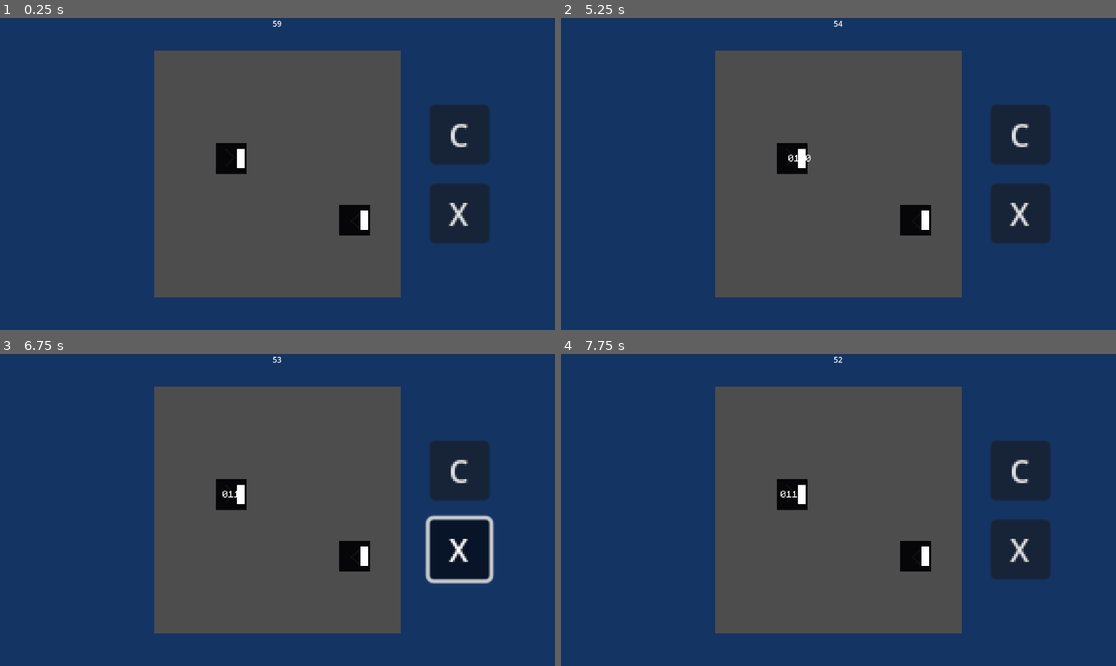
Above: before the commit, frames 1-4 (two rows, left to right).
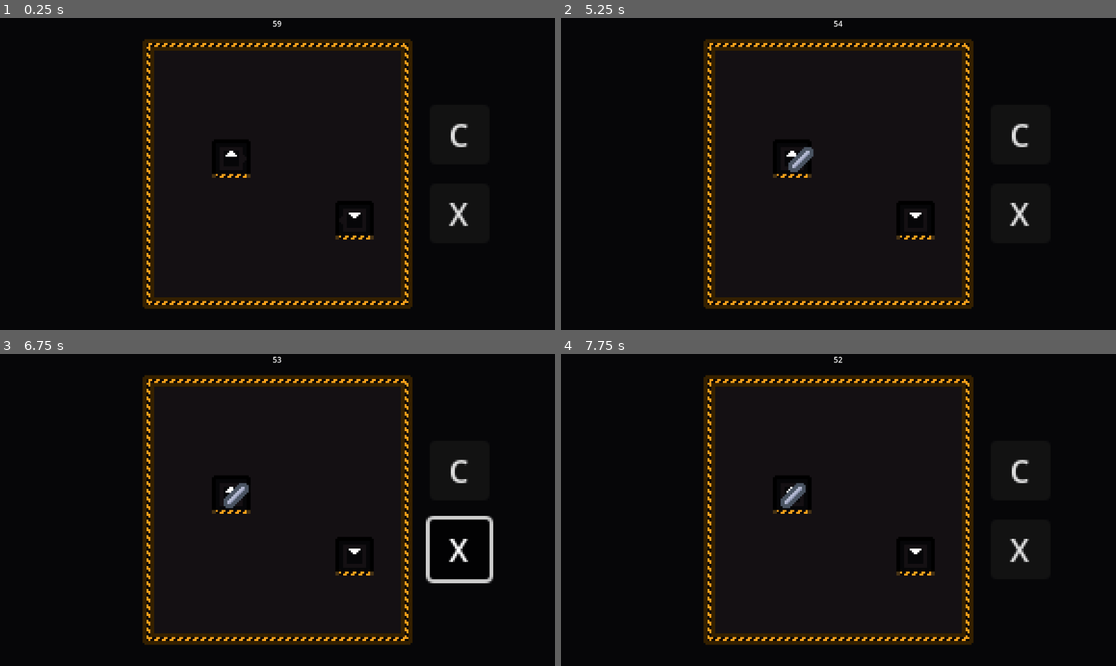
Above: after the commit, the same moments.

Repository: outercloudstudio/gmtk-2024
Game: Godot game, scene res://scenes/game.tscn
Two runs of this game, one before a commit and one after it. Both use one fixed random seed, a clock stepped at 60 frames per second and the inputs below.
Inputs (mouse positions are in pixels of both pictures, inside the frame that each line leads up to):
- Up to frame 1 (0.25 s): no input
- Up to frame 2 (5.25 s): click "C" at 0.5 s; click "C" at 1.25 s; click "C" at 2 s; click "X" at 2.75 s; move the mouse to (960, 158) at 3.52 s; press the mouse at (960, 158) at 3.53 s; move the mouse to (727, 189) at 4.27 s; release the mouse at (727, 189) at 4.28 s; click (727, 189) at 4.35 s; move the mouse to (894, 105) at 5.02 s; press the mouse at (894, 105) at 5.03 s
- Up to frame 3 (6.75 s): move the mouse to (249, 572) at 5.77 s; release the mouse at (249, 572) at 5.78 s; click (249, 572) at 5.85 s; move the mouse to (444, 556) at 6.52 s; press the mouse at (444, 556) at 6.53 s
- Up to frame 4 (7.75 s): move the mouse to (672, 463) at 7.27 s; release the mouse at (672, 463) at 7.28 s; click (672, 463) at 7.35 s

The runs differ from the first frame. In frame 1, 99% of the frame differs, in the area x 0-100%, y 0-100%; in frame 2, 99%; in frame 3, 99%; in frame 4, 99%.

Commit message:
Improved Graphics

Diff:
--- a/project.godot
+++ b/project.godot
@@ -23,6 +23,10 @@
 
 project/assembly_name="GMTK 2024"
 
+[global_group]
+
+camera_snapping=""
+
 [input]
 
 place={
@@ -34,3 +38,4 @@
 [rendering]
 
 textures/canvas_textures/default_texture_filter=0
+environment/defaults/default_clear_color=Color(0.0784314, 0.0627451, 0.0745098, 1)
--- a/scenes/accepter.tscn
+++ b/scenes/accepter.tscn
@@ -1,7 +1,46 @@
-[gd_scene load_steps=3 format=3 uid="uid://b0i841hejuca6"]
+[gd_scene load_steps=6 format=3 uid="uid://b0i841hejuca6"]
 
 [ext_resource type="Script" path="res://scripts/tile.gd" id="1_3ep7l"]
 [ext_resource type="Texture2D" uid="uid://2wvotbf5sand" path="res://sprites.png" id="2_7aylf"]
+
+[sub_resource type="Animation" id="Animation_u6les"]
+resource_name = "conveyor"
+length = 0.500013
+loop_mode = 1
+step = 0.125
+tracks/0/type = "value"
+tracks/0/imported = false
+tracks/0/enabled = true
+tracks/0/path = NodePath("Sprite:region_rect")
+tracks/0/interp = 1
+tracks/0/loop_wrap = true
+tracks/0/keys = {
+"times": PackedFloat32Array(0, 0.125, 0.25, 0.375),
+"transitions": PackedFloat32Array(1, 1, 1, 1),
+"update": 1,
+"values": [Rect2(0, 32, 16, 16), Rect2(16, 32, 16, 16), Rect2(32, 32, 16, 16), Rect2(0, 48, 16, 16)]
+}
+
+[sub_resource type="Animation" id="Animation_podfa"]
+length = 0.001
+tracks/0/type = "value"
+tracks/0/imported = false
+tracks/0/enabled = true
+tracks/0/path = NodePath("Sprite:region_rect")
+tracks/0/interp = 1
+tracks/0/loop_wrap = true
+tracks/0/keys = {
+"times": PackedFloat32Array(0),
+"transitions": PackedFloat32Array(1),
+"update": 0,
+"values": [Rect2(0, 32, 16, 16)]
+}
+
+[sub_resource type="AnimationLibrary" id="AnimationLibrary_bdqcj"]
+_data = {
+"RESET": SubResource("Animation_podfa"),
+"conveyor": SubResource("Animation_u6les")
+}
 
 [node name="Accepter" type="Node2D" node_paths=PackedStringArray("rotation_origin")]
 script = ExtResource("1_3ep7l")
@@ -10,7 +49,42 @@
 [node name="RotationOrigin" type="Node2D" parent="."]
 position = Vector2(8, 8)
 
-[node name="FowardSprite" type="Sprite2D" parent="RotationOrigin"]
+[node name="Sprite" type="Sprite2D" parent="RotationOrigin" groups=["camera_snapping"]]
 texture = ExtResource("2_7aylf")
 region_enabled = true
-region_rect = Rect2(48, 0, 16, 16)
+region_rect = Rect2(0, 32, 16, 16)
+
+[node name="AnimationPlayer" type="AnimationPlayer" parent="RotationOrigin"]
+libraries = {
+"": SubResource("AnimationLibrary_bdqcj")
+}
+autoplay = "conveyor"
+
+[node name="Border" type="Sprite2D" parent="."]
+z_index = -2
+position = Vector2(8, 7)
+texture = ExtResource("2_7aylf")
+region_enabled = true
+region_rect = Rect2(62, 30, 20, 18)
+
+[node name="Bottom" type="Sprite2D" parent="."]
+z_index = -1
+position = Vector2(8, 17)
+texture = ExtResource("2_7aylf")
+region_enabled = true
+region_rect = Rect2(32, 64, 16, 2)
+
+[node name="BorderBottom" type="Sprite2D" parent="."]
+z_index = -3
+position = Vector2(8, 17)
+texture = ExtResource("2_7aylf")
+region_enabled = true
+region_rect = Rect2(62, 64, 20, 2)
+
+[node name="Snap" type="Node2D" parent="."]
+position = Vector2(8, 8)
+
+[node name="Sprite2" type="Sprite2D" parent="Snap" groups=["camera_snapping"]]
+texture = ExtResource("2_7aylf")
+region_enabled = true
+region_rect = Rect2(82, 2, 12, 12)
--- a/scenes/conveyer.tscn
+++ b/scenes/conveyer.tscn
@@ -1,7 +1,46 @@
-[gd_scene load_steps=3 format=3 uid="uid://dvsr0owx3rnh7"]
+[gd_scene load_steps=6 format=3 uid="uid://dvsr0owx3rnh7"]
 
 [ext_resource type="Script" path="res://scripts/tile.gd" id="1_avke4"]
 [ext_resource type="Texture2D" uid="uid://2wvotbf5sand" path="res://sprites.png" id="2_yeveh"]
+
+[sub_resource type="Animation" id="Animation_u6les"]
+resource_name = "conveyor"
+length = 0.500013
+loop_mode = 1
+step = 0.125
+tracks/0/type = "value"
+tracks/0/imported = false
+tracks/0/enabled = true
+tracks/0/path = NodePath("Sprite:region_rect")
+tracks/0/interp = 1
+tracks/0/loop_wrap = true
+tracks/0/keys = {
+"times": PackedFloat32Array(0, 0.125, 0.25, 0.375),
+"transitions": PackedFloat32Array(1, 1, 1, 1),
+"update": 1,
+"values": [Rect2(0, 32, 16, 16), Rect2(16, 32, 16, 16), Rect2(32, 32, 16, 16), Rect2(0, 48, 16, 16)]
+}
+
+[sub_resource type="Animation" id="Animation_podfa"]
+length = 0.001
+tracks/0/type = "value"
+tracks/0/imported = false
+tracks/0/enabled = true
+tracks/0/path = NodePath("Sprite:region_rect")
+tracks/0/interp = 1
+tracks/0/loop_wrap = true
+tracks/0/keys = {
+"times": PackedFloat32Array(0),
+"transitions": PackedFloat32Array(1),
+"update": 0,
+"values": [Rect2(0, 32, 16, 16)]
+}
+
+[sub_resource type="AnimationLibrary" id="AnimationLibrary_bdqcj"]
+_data = {
+"RESET": SubResource("Animation_podfa"),
+"conveyor": SubResource("Animation_u6les")
+}
 
 [node name="Conveyer" type="Node2D" node_paths=PackedStringArray("rotation_origin")]
 script = ExtResource("1_avke4")
@@ -10,7 +49,34 @@
 [node name="RotationOrigin" type="Node2D" parent="."]
 position = Vector2(8, 8)
 
-[node name="FowardSprite" type="Sprite2D" parent="RotationOrigin"]
+[node name="Sprite" type="Sprite2D" parent="RotationOrigin" groups=["camera_snapping"]]
 texture = ExtResource("2_yeveh")
 region_enabled = true
-region_rect = Rect2(0, 0, 16, 16)
+region_rect = Rect2(0, 32, 16, 16)
+
+[node name="AnimationPlayer" type="AnimationPlayer" parent="RotationOrigin"]
+libraries = {
+"": SubResource("AnimationLibrary_bdqcj")
+}
+autoplay = "conveyor"
+
+[node name="Border" type="Sprite2D" parent="."]
+z_index = -2
+position = Vector2(8, 7)
+texture = ExtResource("2_yeveh")
+region_enabled = true
+region_rect = Rect2(62, 30, 20, 18)
+
+[node name="Bottom" type="Sprite2D" parent="."]
+z_index = -1
+position = Vector2(8, 17)
+texture = ExtResource("2_yeveh")
+region_enabled = true
+region_rect = Rect2(32, 64, 16, 2)
+
+[node name="BorderBottom" type="Sprite2D" parent="."]
+z_index = -3
+position = Vector2(8, 17)
+texture = ExtResource("2_yeveh")
+region_enabled = true
+region_rect = Rect2(62, 64, 20, 2)
--- a/scenes/game.tscn
+++ b/scenes/game.tscn
@@ -19,12 +19,12 @@
 grow_horizontal = 2
 grow_vertical = 2
 stretch = true
-stretch_shrink = 2
+stretch_shrink = 4
 
 [node name="SubViewport" type="SubViewport" parent="CanvasLayer/SubViewportContainer"]
 handle_input_locally = false
 canvas_item_default_texture_filter = 0
-size = Vector2i(576, 324)
+size = Vector2i(288, 162)
 render_target_update_mode = 4
 
 [node name="World" parent="CanvasLayer/SubViewportContainer/SubViewport" instance=ExtResource("1_i4p5l")]
--- /dev/null
+++ b/scenes/items/battery.tscn
@@ -0,0 +1,23 @@
+[gd_scene load_steps=4 format=3 uid="uid://b4j40uckcw8c6"]
+
+[ext_resource type="Script" path="res://scripts/item.gd" id="1_uvvcu"]
+[ext_resource type="Texture2D" uid="uid://2wvotbf5sand" path="res://sprites.png" id="2_momvn"]
+
+[sub_resource type="RectangleShape2D" id="RectangleShape2D_eiyny"]
+size = Vector2(14, 14)
+
+[node name="Battery" type="CharacterBody2D"]
+z_index = 1
+collision_layer = 0
+collision_mask = 0
+motion_mode = 1
+platform_on_leave = 2
+script = ExtResource("1_uvvcu")
+
+[node name="CollisionShape2D" type="CollisionShape2D" parent="."]
+shape = SubResource("RectangleShape2D_eiyny")
+
+[node name="Sprite2D" type="Sprite2D" parent="." groups=["camera_snapping"]]
+texture = ExtResource("2_momvn")
+region_enabled = true
+region_rect = Rect2(44, 76, 14, 14)
--- a/scenes/items/byte.tscn
+++ /dev/null
@@ -1,32 +0,0 @@
-[gd_scene load_steps=5 format=3 uid="uid://c7ym0w7fg023r"]
-
-[ext_resource type="Script" path="res://scripts/item.gd" id="1_7itvj"]
-[ext_resource type="FontFile" uid="uid://de0tcxurw6m1g" path="res://monogram.ttf" id="2_t3tm4"]
-
-[sub_resource type="RectangleShape2D" id="RectangleShape2D_eiyny"]
-size = Vector2(23, 7)
-
-[sub_resource type="LabelSettings" id="LabelSettings_sdq7d"]
-font = ExtResource("2_t3tm4")
-
-[node name="Apple" type="CharacterBody2D"]
-z_index = 1
-collision_layer = 0
-collision_mask = 0
-motion_mode = 1
-platform_on_leave = 2
-script = ExtResource("1_7itvj")
-
-[node name="CollisionShape2D" type="CollisionShape2D" parent="."]
-position = Vector2(0.5, -0.5)
-shape = SubResource("RectangleShape2D_eiyny")
-
-[node name="Label" type="Label" parent="."]
-offset_left = -12.0
-offset_top = -4.0
-offset_right = 36.0
-offset_bottom = 10.0
-scale = Vector2(0.5, 0.5)
-text = "0110"
-label_settings = SubResource("LabelSettings_sdq7d")
-horizontal_alignment = 1
--- /dev/null
+++ b/scenes/items/light_bulb.tscn
@@ -0,0 +1,25 @@
+[gd_scene load_steps=4 format=3 uid="uid://brkrslby7c8rj"]
+
+[ext_resource type="Script" path="res://scripts/item.gd" id="1_r6xnn"]
+[ext_resource type="Texture2D" uid="uid://2wvotbf5sand" path="res://sprites.png" id="2_55uf2"]
+
+[sub_resource type="RectangleShape2D" id="RectangleShape2D_eiyny"]
+size = Vector2(9, 12)
+
+[node name="Battery" type="CharacterBody2D"]
+z_index = 1
+collision_layer = 0
+collision_mask = 0
+motion_mode = 1
+platform_on_leave = 2
+script = ExtResource("1_r6xnn")
+
+[node name="CollisionShape2D" type="CollisionShape2D" parent="."]
+position = Vector2(0.5, 0)
+shape = SubResource("RectangleShape2D_eiyny")
+
+[node name="Sprite2D" type="Sprite2D" parent="." groups=["camera_snapping"]]
+texture = ExtResource("2_55uf2")
+offset = Vector2(0.5, 0)
+region_enabled = true
+region_rect = Rect2(13, 79, 9, 12)
--- /dev/null
+++ b/scenes/items/rod.tscn
@@ -0,0 +1,25 @@
+[gd_scene load_steps=4 format=3 uid="uid://c7ym0w7fg023r"]
+
+[ext_resource type="Script" path="res://scripts/item.gd" id="1_4ve6s"]
+[ext_resource type="Texture2D" uid="uid://2wvotbf5sand" path="res://sprites.png" id="2_k55ha"]
+
+[sub_resource type="RectangleShape2D" id="RectangleShape2D_eiyny"]
+size = Vector2(13, 13)
+
+[node name="Rod" type="CharacterBody2D"]
+z_index = 1
+collision_layer = 0
+collision_mask = 0
+motion_mode = 1
+platform_on_leave = 2
+script = ExtResource("1_4ve6s")
+
+[node name="CollisionShape2D" type="CollisionShape2D" parent="."]
+position = Vector2(0.5, 0.5)
+shape = SubResource("RectangleShape2D_eiyny")
+
+[node name="Sprite2D" type="Sprite2D" parent="." groups=["camera_snapping"]]
+texture = ExtResource("2_k55ha")
+offset = Vector2(0.5, 0.5)
+region_enabled = true
+region_rect = Rect2(44, 101, 15, 15)
--- a/scenes/spawner.tscn
+++ b/scenes/spawner.tscn
@@ -1,23 +1,97 @@
-[gd_scene load_steps=5 format=3 uid="uid://crehmacysesud"]
+[gd_scene load_steps=8 format=3 uid="uid://crehmacysesud"]
 
 [ext_resource type="Texture2D" uid="uid://2wvotbf5sand" path="res://sprites.png" id="2_jixw1"]
 [ext_resource type="Script" path="res://scripts/item_spawner.gd" id="3_kuivt"]
 [ext_resource type="Script" path="res://scripts/tile.gd" id="3_sw0ft"]
-[ext_resource type="PackedScene" uid="uid://c7ym0w7fg023r" path="res://scenes/items/byte.tscn" id="4_y6yrs"]
+[ext_resource type="PackedScene" uid="uid://c7ym0w7fg023r" path="res://scenes/items/rod.tscn" id="4_y6yrs"]
+
+[sub_resource type="Animation" id="Animation_u6les"]
+resource_name = "conveyor"
+length = 0.500013
+loop_mode = 1
+step = 0.125
+tracks/0/type = "value"
+tracks/0/imported = false
+tracks/0/enabled = true
+tracks/0/path = NodePath("Sprite:region_rect")
+tracks/0/interp = 1
+tracks/0/loop_wrap = true
+tracks/0/keys = {
+"times": PackedFloat32Array(0, 0.125, 0.25, 0.375),
+"transitions": PackedFloat32Array(1, 1, 1, 1),
+"update": 1,
+"values": [Rect2(0, 32, 16, 16), Rect2(16, 32, 16, 16), Rect2(32, 32, 16, 16), Rect2(0, 48, 16, 16)]
+}
+
+[sub_resource type="Animation" id="Animation_podfa"]
+length = 0.001
+tracks/0/type = "value"
+tracks/0/imported = false
+tracks/0/enabled = true
+tracks/0/path = NodePath("Sprite:region_rect")
+tracks/0/interp = 1
+tracks/0/loop_wrap = true
+tracks/0/keys = {
+"times": PackedFloat32Array(0),
+"transitions": PackedFloat32Array(1),
+"update": 0,
+"values": [Rect2(0, 32, 16, 16)]
+}
+
+[sub_resource type="AnimationLibrary" id="AnimationLibrary_bdqcj"]
+_data = {
+"RESET": SubResource("Animation_podfa"),
+"conveyor": SubResource("Animation_u6les")
+}
 
 [node name="Spawner" type="Node2D" node_paths=PackedStringArray("rotation_origin")]
 script = ExtResource("3_sw0ft")
 rotation_origin = NodePath("RotationOrigin")
 
-[node name="RotationOrigin" type="Node2D" parent="."]
-position = Vector2(8, 8)
-
-[node name="FowardSprite" type="Sprite2D" parent="RotationOrigin"]
-texture = ExtResource("2_jixw1")
-region_enabled = true
-region_rect = Rect2(32, 0, 16, 16)
-
 [node name="ItemSpawner" type="Node2D" parent="."]
 position = Vector2(8, 8)
 script = ExtResource("3_kuivt")
 item_scene = ExtResource("4_y6yrs")
+
+[node name="RotationOrigin" type="Node2D" parent="."]
+position = Vector2(8, 8)
+
+[node name="Sprite" type="Sprite2D" parent="RotationOrigin" groups=["camera_snapping"]]
+texture = ExtResource("2_jixw1")
+region_enabled = true
+region_rect = Rect2(0, 32, 16, 16)
+
+[node name="AnimationPlayer" type="AnimationPlayer" parent="RotationOrigin"]
+libraries = {
+"": SubResource("AnimationLibrary_bdqcj")
+}
+autoplay = "conveyor"
+
+[node name="Border" type="Sprite2D" parent="."]
+z_index = -2
+position = Vector2(8, 7)
+texture = ExtResource("2_jixw1")
+region_enabled = true
+region_rect = Rect2(62, 30, 20, 18)
+
+[node name="Bottom" type="Sprite2D" parent="."]
+z_index = -1
+position = Vector2(8, 17)
+texture = ExtResource("2_jixw1")
+region_enabled = true
+region_rect = Rect2(32, 64, 16, 2)
+
+[node name="BorderBottom" type="Sprite2D" parent="."]
+z_index = -3
+position = Vector2(8, 17)
+texture = ExtResource("2_jixw1")
+region_enabled = true
+region_rect = Rect2(62, 64, 20, 2)
+
+[node name="Snap" type="Node2D" parent="."]
+position = Vector2(8, 8)
+
+[node name="Sprite2" type="Sprite2D" parent="Snap" groups=["camera_snapping"]]
+texture = ExtResource("2_jixw1")
+region_enabled = true
+region_rect = Rect2(98, 2, 12, 12)
--- a/scenes/world.tscn
+++ b/scenes/world.tscn
@@ -6,6 +6,7 @@
 [ext_resource type="PackedScene" uid="uid://crehmacysesud" path="res://scenes/spawner.tscn" id="3_a71ki"]
 [ext_resource type="PackedScene" uid="uid://b0i841hejuca6" path="res://scenes/accepter.tscn" id="4_ac2pr"]
 [ext_resource type="PackedScene" uid="uid://dkt44rix7wkpr" path="res://scenes/levels/level_1.tscn" id="5_jsqkt"]
+[ext_resource type="Script" path="res://scripts/camera.gd" id="6_ihc8j"]
 
 [sub_resource type="TileSetAtlasSource" id="TileSetAtlasSource_y8w0j"]
 texture = ExtResource("1_03lg1")
@@ -29,7 +30,9 @@
 level_scene = ExtResource("5_jsqkt")
 
 [node name="Camera2D" type="Camera2D" parent="."]
-zoom = Vector2(2, 2)
+process_priority = 1
+process_physics_priority = 1
+script = ExtResource("6_ihc8j")
 
 [node name="TileMapLayer" type="TileMapLayer" parent="."]
 tile_map_data = PackedByteArray("AAD//wUAAAACAAEAAAAAAAUAAAACAAEAAAABAAUAAAACAAEAAAD+/wUAAAACAAEAAAACAAUAAAACAAEAAAADAA …(14704 unchanged characters)…
@@ -49,5 +52,19 @@
 offset_bottom = 36.0
 text = "X"
 
+[node name="NinePatchRect" type="NinePatchRect" parent="."]
+offset_left = -70.0
+offset_top = -70.0
+offset_right = 70.0
+offset_bottom = 70.0
+texture = ExtResource("1_03lg1")
+region_rect = Rect2(92, 28, 24, 24)
+patch_margin_left = 6
+patch_margin_top = 6
+patch_margin_right = 6
+patch_margin_bottom = 6
+axis_stretch_horizontal = 1
+axis_stretch_vertical = 1
+
 [connection signal="pressed" from="ConveyorButton" to="." method="select_conveyor"]
 [connection signal="pressed" from="DeleteButton" to="." method="select_delete"]
--- /dev/null
+++ b/scripts/camera.gd
@@ -0,0 +1,14 @@
+extends Camera2D
+
+
+func _process(delta: float) -> void:
+	var snapping_nodes = get_tree().get_nodes_in_group("camera_snapping")
+
+	for nodes: Node2D in snapping_nodes:
+		var sprite_offset = nodes.get_parent().global_position - global_position
+
+		sprite_offset = round(sprite_offset)
+
+		nodes.global_position = global_position + sprite_offset
+
+	pass
--- a/scripts/world.gd
+++ b/scripts/world.gd
@@ -79,8 +79,6 @@
 	if _selected_tile == null:
 		var tile_location: Vector2i = Vector2i(floor(target / 16))
 
-		print(tile_location)
-
 		if tilemap.has(tile_location) && tilemap[tile_location].can_be_replaced:
 			tilemap[tile_location].queue_free()
 			tilemap.erase(tile_location)
Not shown: 1 places in scenes/world.tscn that only renumber resources
Binary file changed: sprites.aseprite
Binary file changed: sprites.png
